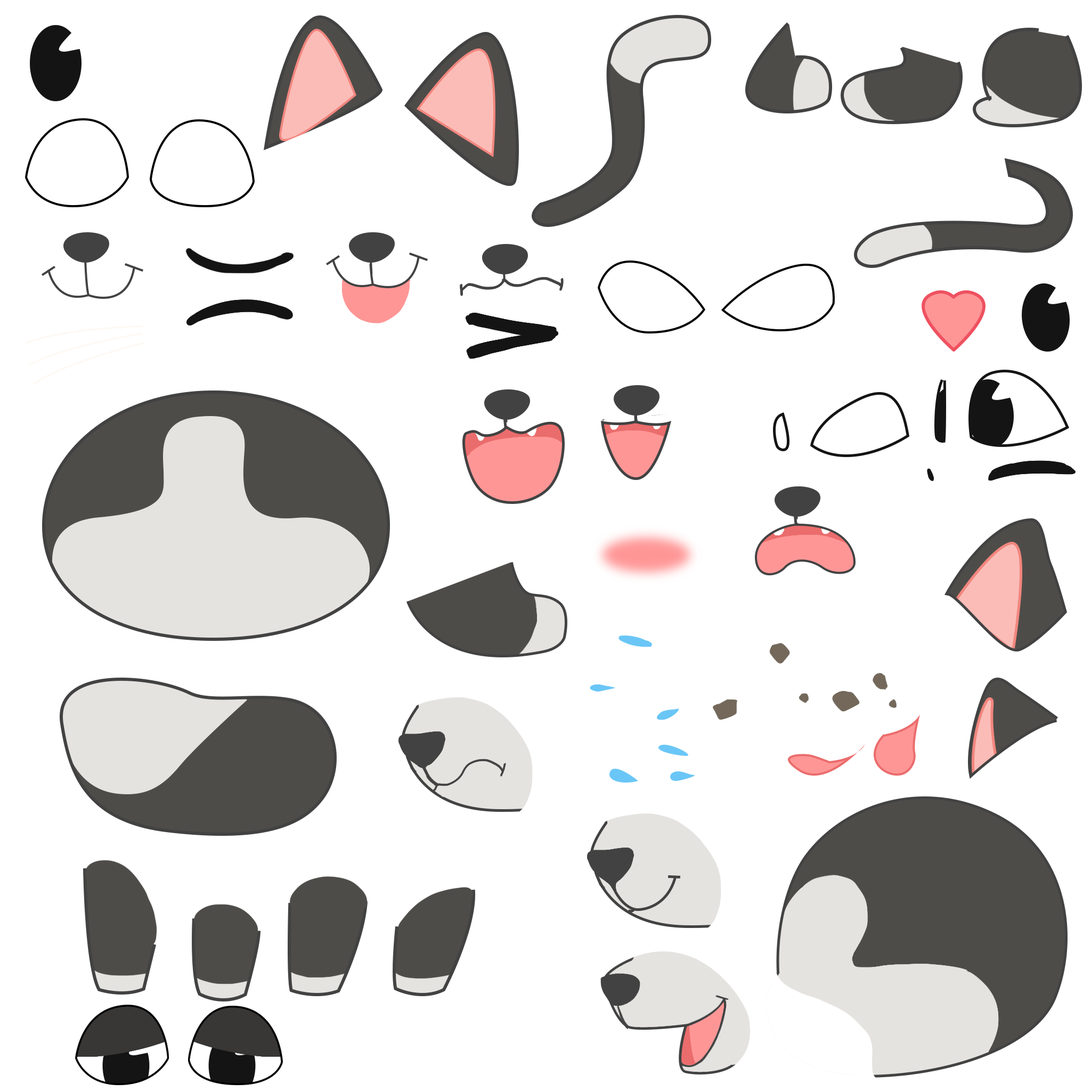
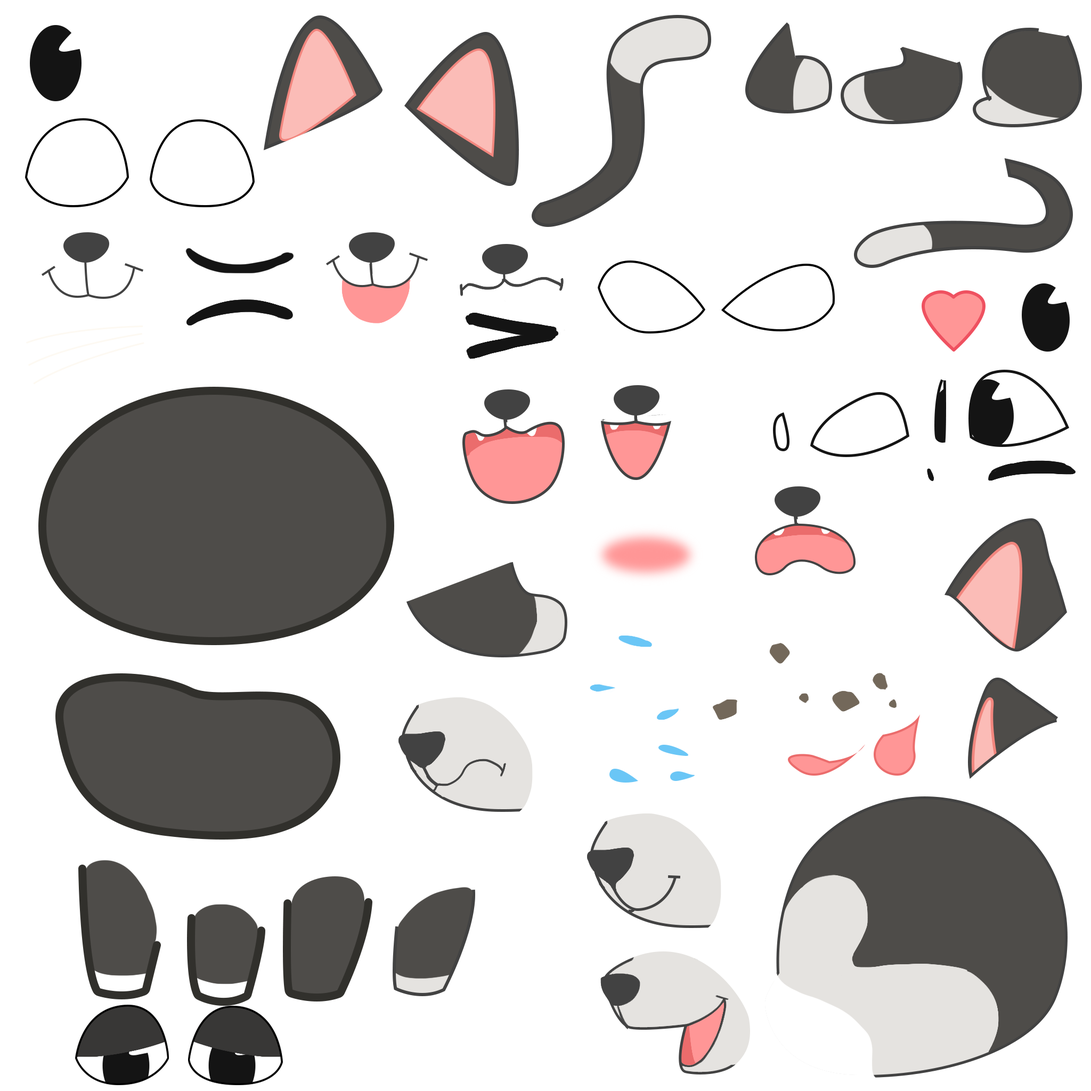
Layers edited between the first and the second 1091×1091 image:
hid "Dau", painted on it over box(42, 390, 391, 642)
added layer "dau copy 2" in group "Meo copy" over box(38, 386, 395, 646)
added layer "Layer 4 copy" in group "Meo copy" over box(196, 977, 248, 999)
added layer "chan truoc trai copy" in group "Meo copy" over box(187, 914, 266, 1007)
added layer "minh copy" in group "Meo copy" over box(55, 673, 341, 840)
hid "Minh" over box(59, 677, 337, 837)
added layer "Layer 3 copy" in group "Meo copy" over box(85, 966, 157, 997)
added layer "chan truoc phai copy" in group "Meo copy" over box(78, 864, 161, 1000)
added layer "chan sau phai copy 2" in group "Meo copy" over box(283, 898, 373, 1002)
added layer "chan sau phai copy 3" in group "Meo copy" over box(290, 876, 365, 995)
hid "Layer 6" (1st of 2, in "Meo copy") over box(287, 876, 368, 997)
added layer "Layer 5 copy" in group "Meo copy" over box(348, 934, 368, 964)
